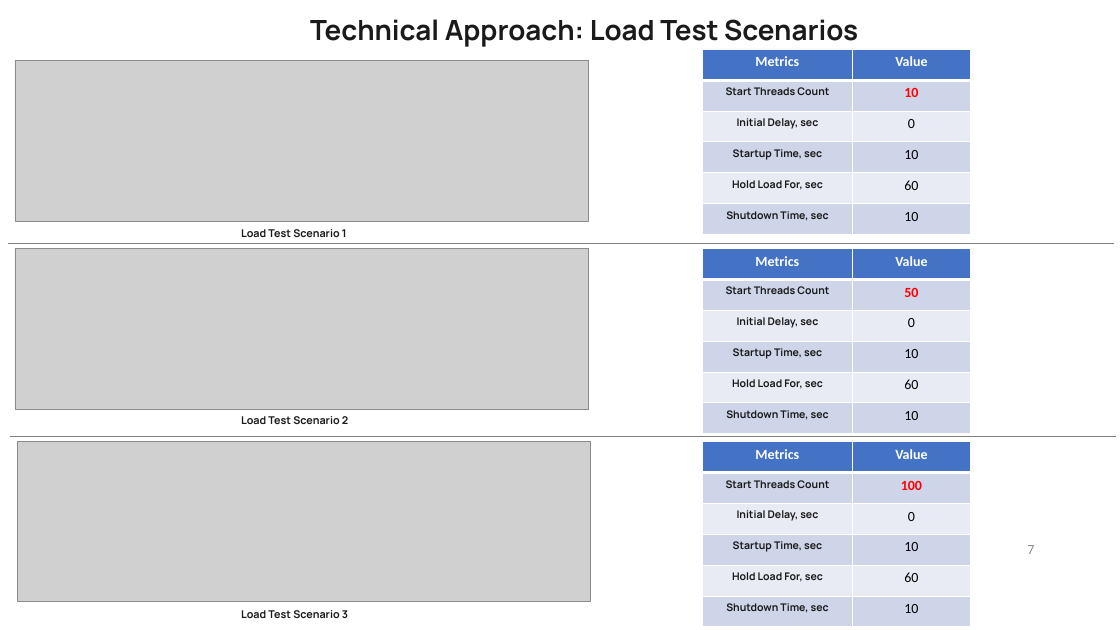
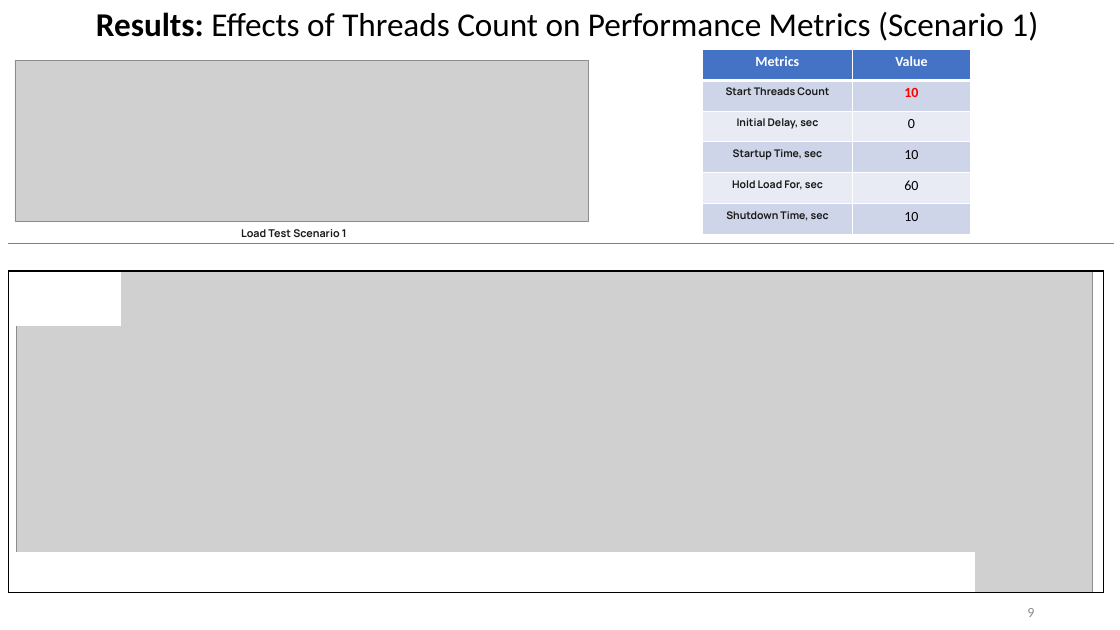
Before and after one commit to ADA-GWU/guidedresearchproject-tmehtiyev2019, a slide deck: slide 9 of presentations/Final Presentation-Tural Mehtiyev.pptx (slide 7 before the commit). Drawn at 1120x630 pixels with LibreOffice and Linux fonts; fonts in the diff are those of the drawing; grey boxes stand for pictures. Boxes give left, top, right and bottom in pixels: in the first picture for what was removed or moved away, otherwise in the second. Text is boxed around its words. In the diff, an @@ line names an element or a change of style, - is before the commit and + after.

```diff
--- a/presentations/Final Presentation-Tural Mehtiyev.pptx
+++ b/presentations/Final Presentation-Tural Mehtiyev.pptx
@@ text at (x1=96, y1=12, x2=1038, y2=41): text changed; size 23.8 to 28.5 pt; font Manrope to Calibri; text colour #1A1A1A to #000000; bold off @@
-Technical Approach: Load Test Scenarios
+Results: Effects of Threads Count on Performance Metrics (Scenario 1)
@@ picture removed at (x1=15, y1=249, x2=589, y2=409) @@
@@ table removed at (x1=703, y1=249, x2=972, y2=434), 6 rows, 2 columns @@
-Metrics | Value
-Start Threads Count | 50
-Initial Delay, sec | 0
-Startup Time, sec | 10
-Hold Load For, sec | 60
-Shutdown Time, sec | 10
@@ rectangle added at (x1=8, y1=271, x2=1105, y2=593), outline #000000 1 pt @@
@@ picture added at (x1=16, y1=271, x2=1093, y2=593) @@
@@ rectangle added at (x1=16, y1=271, x2=121, y2=326), fill #FFFFFF, outline #FFFFFF 1 pt @@
@@ text removed at (x1=241, y1=416, x2=348, y2=424) @@
-Load Test Scenario 2
@@ line removed from (11, 436) to (1117, 436) @@
@@ picture removed at (x1=18, y1=441, x2=592, y2=602) @@
@@ table removed at (x1=703, y1=442, x2=972, y2=627), 6 rows, 2 columns @@
-Metrics | Value
-Start Threads Count | 100
-Initial Delay, sec | 0
-Startup Time, sec | 10
-Hold Load For, sec | 60
-Shutdown Time, sec | 10
@@ rectangle added at (x1=16, y1=553, x2=974, y2=607), fill #FFFFFF, outline #FFFFFF 1 pt @@
@@ text removed at (x1=241, y1=610, x2=348, y2=618) @@
-Load Test Scenario 3
@@ page number at (x1=1027, y1=608, x2=1034, y2=617): text changed @@
-7
+9
```
Also in this commit, not shown: 1 other slide changed, 9 slides added, 4 slides removed, 20 other files.
